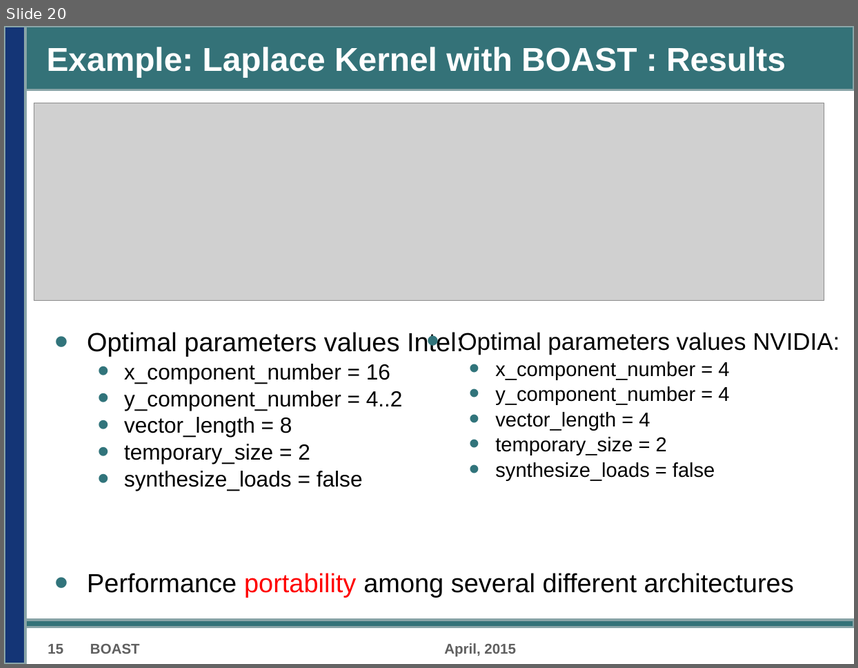
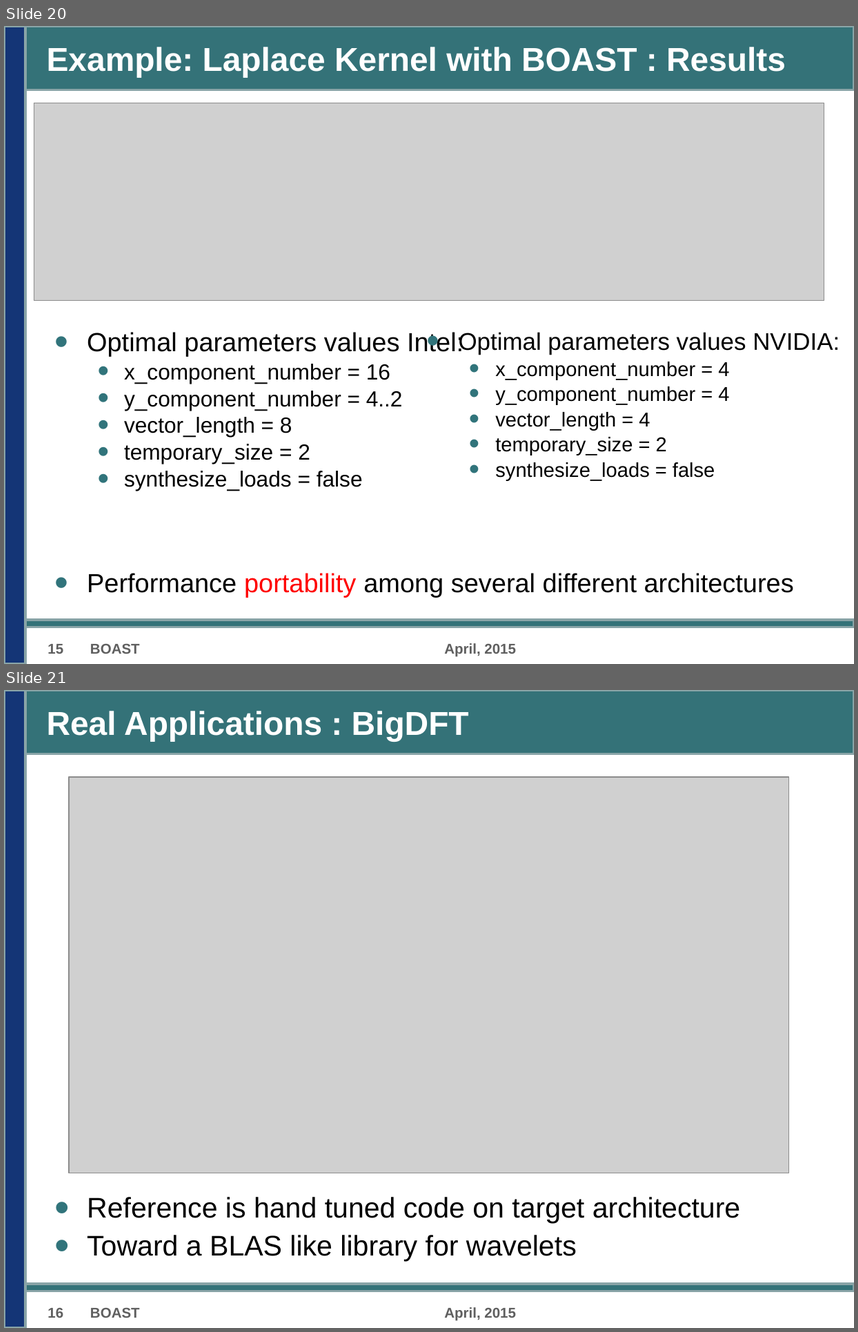
Before and after one commit to Nanosim-LIG/boast-lig, a slide deck: Paper/D5.5/D5.5.odp. Shown one above the other, each under a label of ours: slide 20 before the commit, slides 20 and 21 after it. The pictures are 858x668 and 858x1332 pixels, drawn with LibreOffice and Linux fonts; fonts in the diff are those of the drawing; grey boxes stand for pictures; background and template pictures are left out. Boxes give left, top, right and bottom in pixels: in the first picture for what was removed or moved away, otherwise in the second. Text is boxed around its words. In the diff, an @@ line names an element or a change of style, - is before the commit and + after.

```diff
--- a/Paper/D5.5/D5.5.odp
+++ b/Paper/D5.5/D5.5.odp
@@ slide 21 added at (4,690,854,1328), background #FFFFFF; not listed: 3 template elements that a slide beside it also shows @@
@@ title added at (47,711,469,741), 28 pt, text #FFFFFF, bold @@
+Real Applications : BigDFT
@@ picture added at (69,777,789,1172) @@
@@ text added at (87,1196,741,1261), 24 pt, text #000000 @@
+• Reference is hand tuned code on target architecture
+• Toward a BLAS like library for wavelets
@@ text added at (47,1307,63,1317), 12 pt, text #5F5F5F, bold @@
+16
@@ text added at (90,1307,140,1317), 12 pt, text #5F5F5F, bold @@
+BOAST
@@ text added at (444,1307,516,1321), 12 pt, text #5F5F5F, bold @@
+April, 2015
```
Also in this commit, not shown: 1 other slide added, 1 slide removed.
